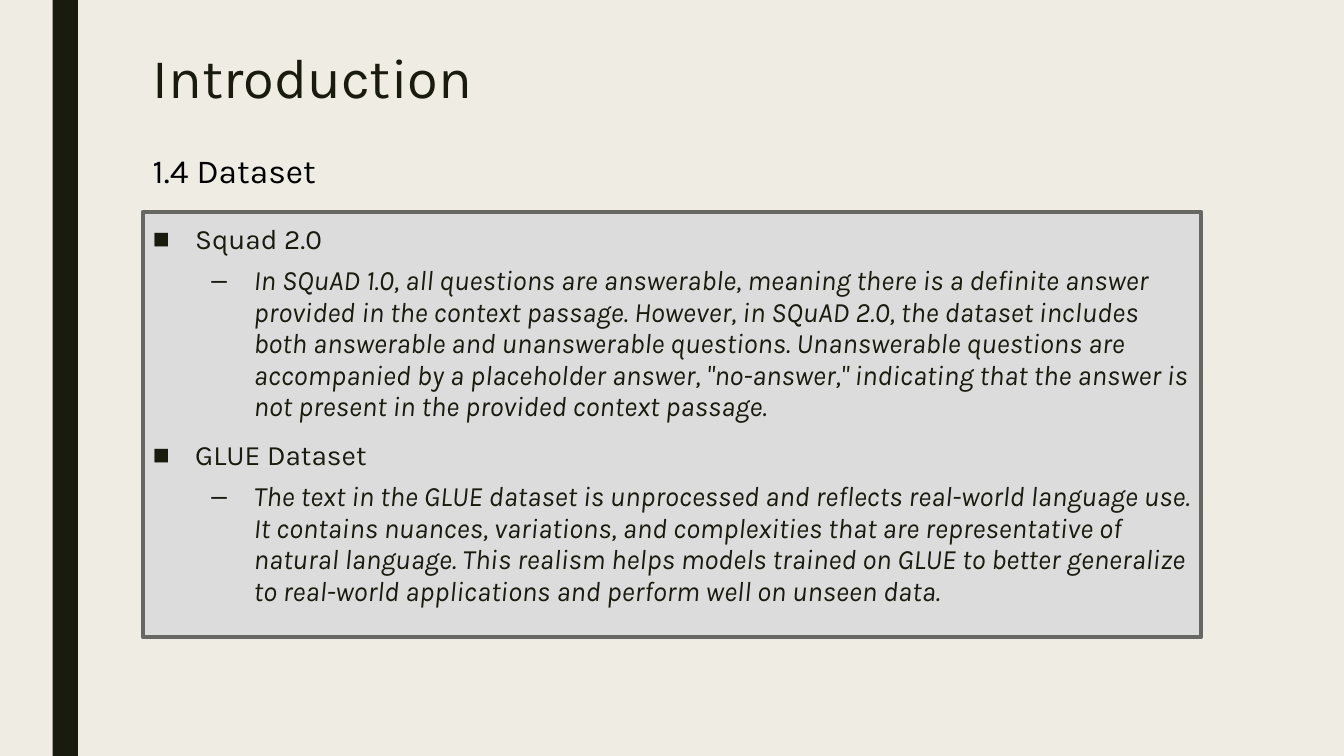
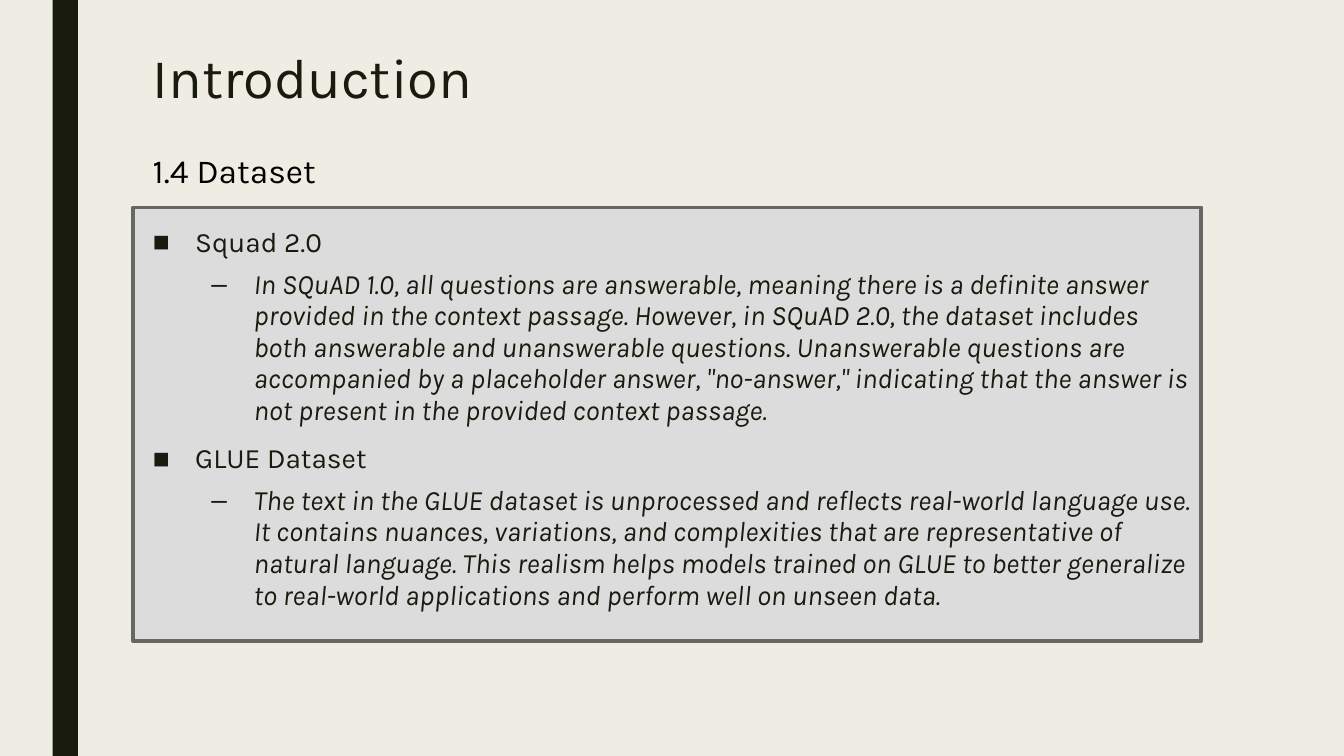
Before and after one commit to wangjasonx62301/How-multitasking-benefits-QA-Retrieval, a slide deck: slide 8 of Temp_2.pptx (slide 6 before the commit). Drawn at 1344x756 pixels with LibreOffice and Linux fonts; fonts in the diff are those of the drawing. Boxes give left, top, right and bottom in pixels: in the first picture for what was removed or moved away, otherwise in the second. Text is boxed around its words. In the diff, an @@ line names an element or a change of style, - is before the commit and + after.

```diff
--- a/Temp_2.pptx
+++ b/Temp_2.pptx
@@ rectangle resized from (x1=143, y1=212, x2=1202, y2=637) to (x1=133, y1=208, x2=1202, y2=641) @@
@@ text "Squad 2.0" moved from (x1=195, y1=230, x2=1190, y2=608) to (x1=195, y1=233, x2=1190, y2=612) @@
```
Also in this commit, not shown: 13 other slides changed, 6 slides added, 2 slides removed, 5 other files.
